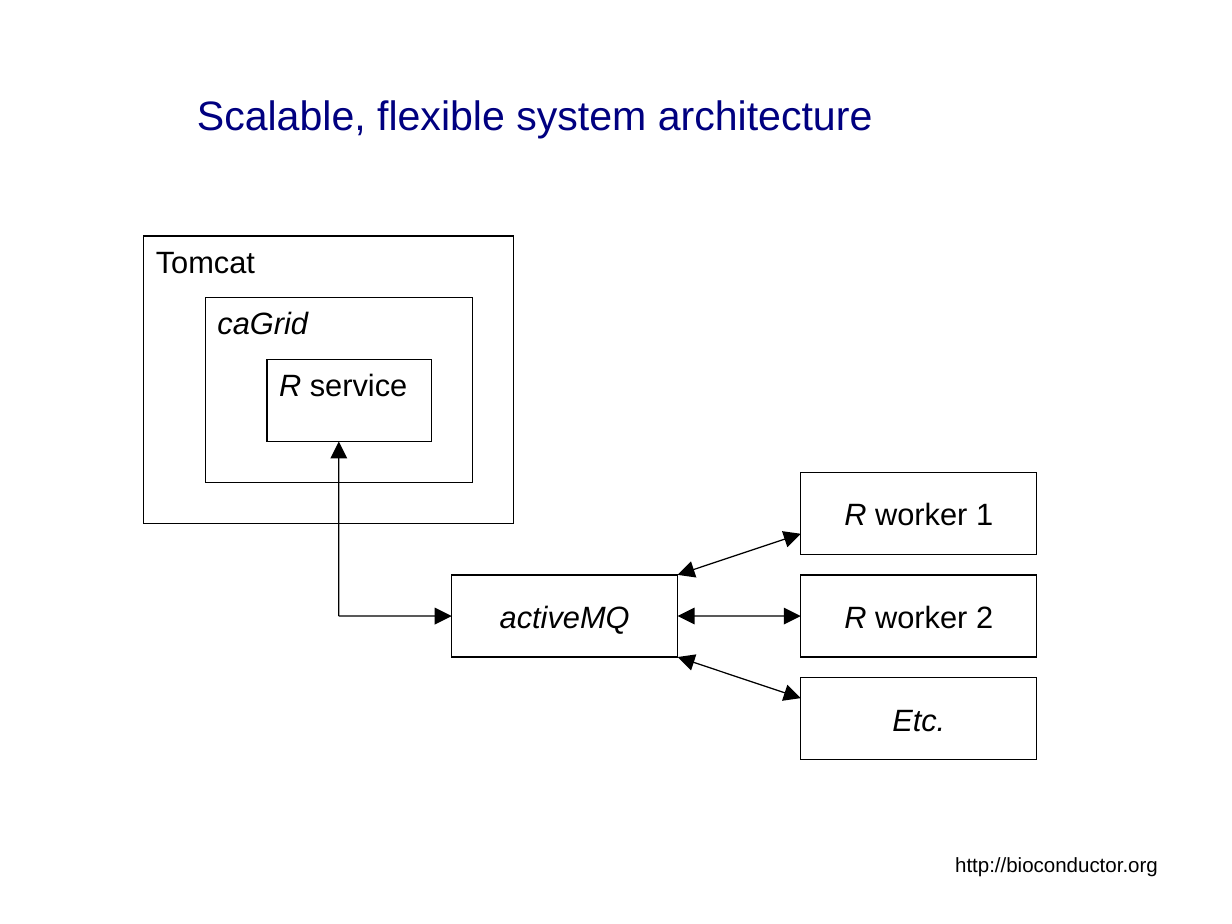
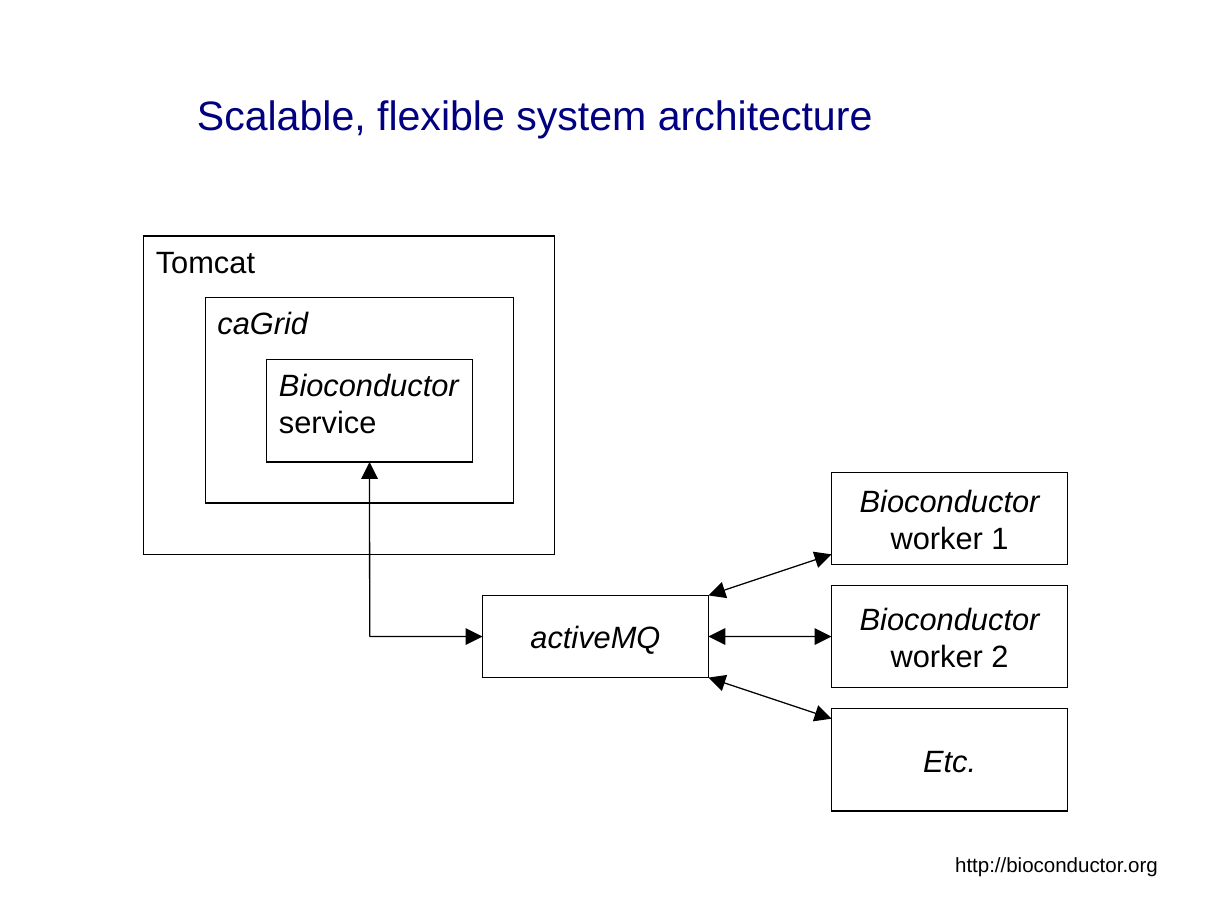
Before and after one commit to NCIP/bioconductor, a slide deck: slide 21 of bioconductor/Presentations/caBIG_Annual_Meeting_2007_Tech_Demo.ppt. Drawn at 1232x924 pixels with LibreOffice and Linux fonts; fonts in the diff are those of the drawing; background and template pictures are left out. Boxes give left, top, right and bottom in pixels: in the first picture for what was removed or moved away, otherwise in the second. Text is boxed around its words. In the diff, an @@ line names an element or a change of style, - is before the commit and + after.

```diff
--- a/bioconductor/Presentations/caBIG_Annual_Meeting_2007_Tech_Demo.ppt
+++ b/bioconductor/Presentations/caBIG_Annual_Meeting_2007_Tech_Demo.ppt
@@ rectangle "Tomcat": place and size @@
-rectangle "Tomcat" at [144,237,514,524]
+rectangle "Tomcat" at [144,237,554,554]
@@ rectangle "caGrid": place and size @@
-rectangle "caGrid" at [206,298,473,483]
+rectangle "caGrid" at [206,298,514,504]
@@ rectangle "Bioconductor service": place and size @@
-rectangle "Bioconductor service" at [267,360,431,442]
+rectangle "Bioconductor service" at [267,360,473,462]
@@ text in rectangle at [279,373,459,434]: text changed; italic on @@
-R service
+Bioconductor
+service
@@ rectangle "Bioconductor": place and size @@
-rectangle "Bioconductor" at [801,472,1037,554]
+rectangle "Bioconductor" at [832,472,1068,564]
@@ text in rectangle at [860,489,1040,550]: text changed; italic on @@
-R worker 1
+Bioconductor
+worker 1
@@ rectangle "Bioconductor": place and size @@
-rectangle "Bioconductor" at [801,575,1037,658]
+rectangle "Bioconductor" at [832,585,1068,687]
@@ text in rectangle at [860,607,1040,668]: text changed; italic on @@
-R worker 2
+Bioconductor
+worker 2
@@ 3 double arrows, 2 arrows, 1 rectangle: place and size @@
-3 double arrows, 2 arrows, 1 rectangle at [339,441,801,699]
+3 double arrows, 2 arrows, 1 rectangle at [370,462,832,718]
@@ rectangle "Etc.": place and size @@
-rectangle "Etc." at [801,678,1037,760]
+rectangle "Etc." at [832,708,1068,811]
```
Also in this commit, not shown: 13 other slides changed, 1 slide removed.
